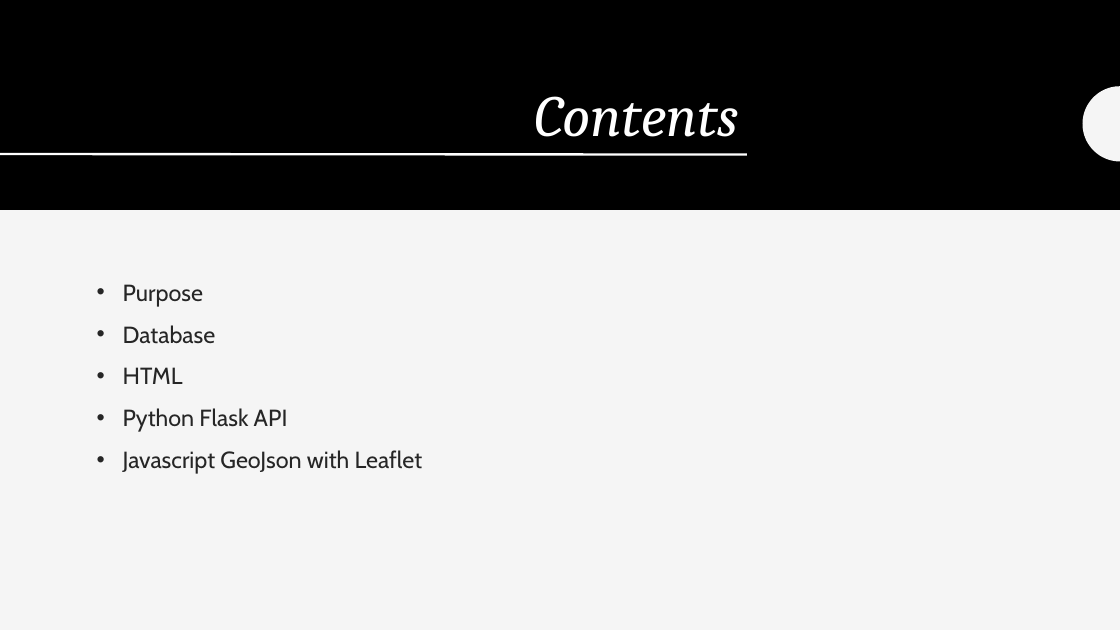
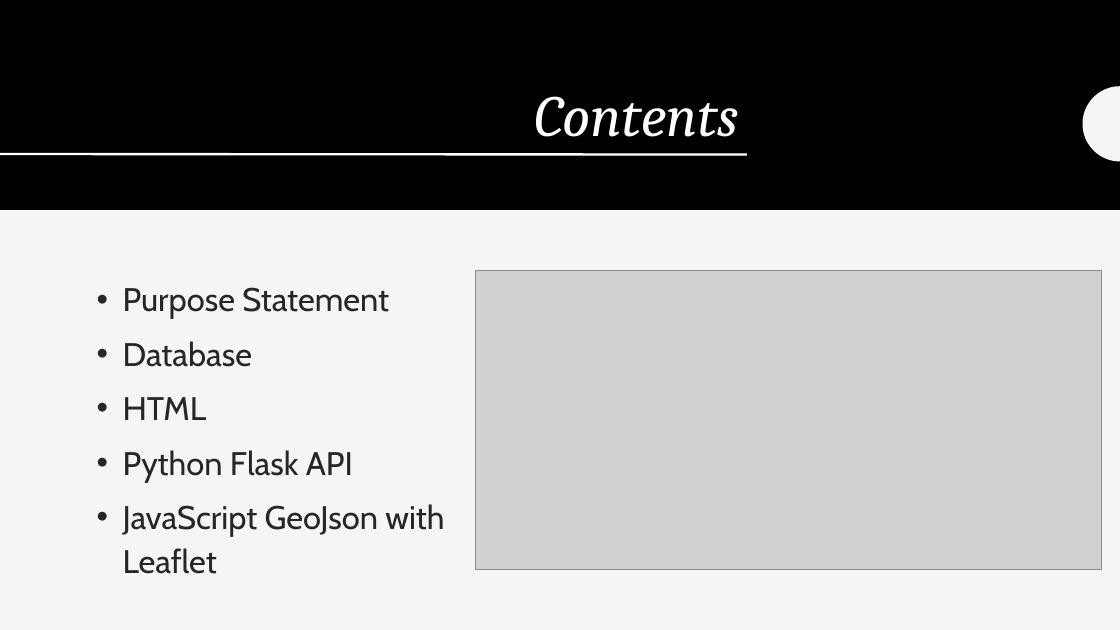
Before and after one commit to arc71080/group_project_3, a slide deck: slide 2 of Powerpoint.pptx. Drawn at 1120x630 pixels with LibreOffice and Linux fonts; fonts in the diff are those of the drawing; grey boxes stand for pictures. Boxes give left, top, right and bottom in pixels: in the first picture for what was removed or moved away, otherwise in the second. Text is boxed around its words. In the diff, an @@ line names an element or a change of style, - is before the commit and + after.

Commit message:
update powerpoint

```diff
--- a/Powerpoint.pptx
+++ b/Powerpoint.pptx
@@ text at box(123, 287, 389, 319): text changed; size 20 to 28 pt @@
-• Purpose
+• Purpose Statement
@@ picture added at box(476, 271, 1102, 570) @@
@@ text at box(123, 341, 353, 483): size 20 to 28 pt in "Database", "HTML", "Python Flask API" @@
@@ text at box(123, 504, 444, 574): text changed; size 20 to 28 pt @@
-• Javascript GeoJson with Leaflet
+• JavaScript GeoJson with Leaflet
```
Also in this commit, not shown: 1 other slide changed.
